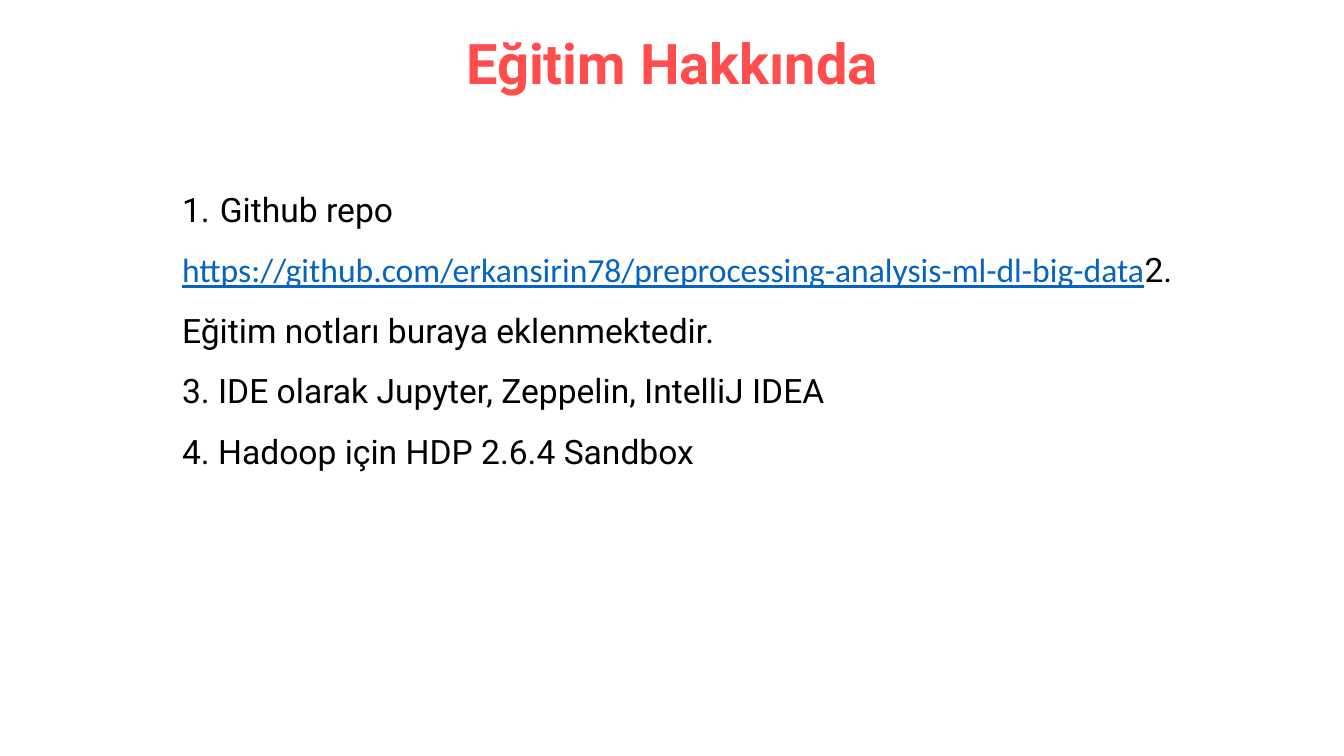
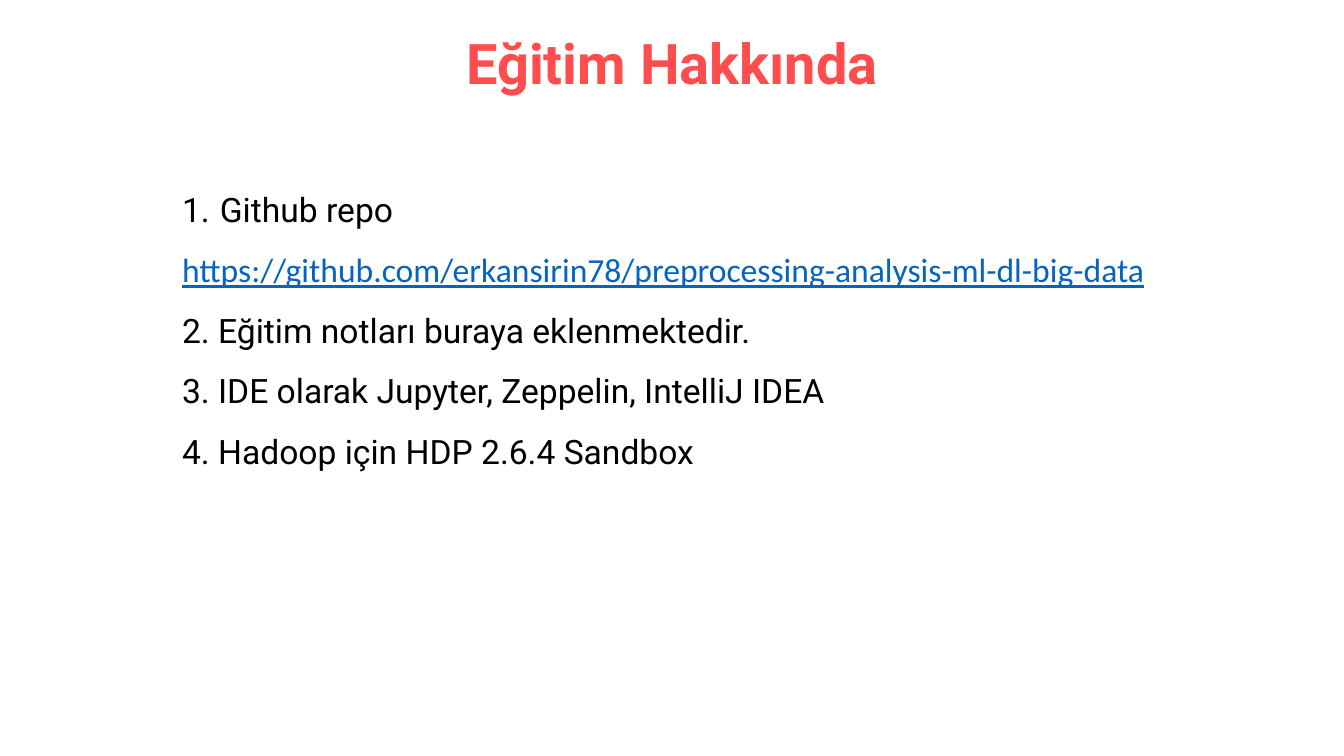
Before and after one commit to celiktenozkan/preprocessing-analysis-ml-dl-big-data, a slide deck: slide 4 of 00_acilis_preprocessing-analysis-ml-dl-big-data.pptx. Drawn at 1344x756 pixels with LibreOffice and Linux fonts; fonts in the diff are those of the drawing. Boxes give left, top, right and bottom in pixels: in the first picture for what was removed or moved away, otherwise in the second. Text is boxed around its words. In the diff, an @@ line names an element or a change of style, - is before the commit and + after.

```diff
--- a/00_acilis_preprocessing-analysis-ml-dl-big-data.pptx
+++ b/00_acilis_preprocessing-analysis-ml-dl-big-data.pptx
@@ text at (182, 258, 1144, 350): text changed @@
-https://github.com/erkansirin78/preprocessing-analysis-ml-dl-big-data2. Eğitim notları buraya eklenmektedir.
+https://github.com/erkansirin78/preprocessing-analysis-ml-dl-big-data
+2. Eğitim notları buraya eklenmektedir.
```
Also in this commit, not shown: 4 other slides changed, 1 slide added, 41 other files.
